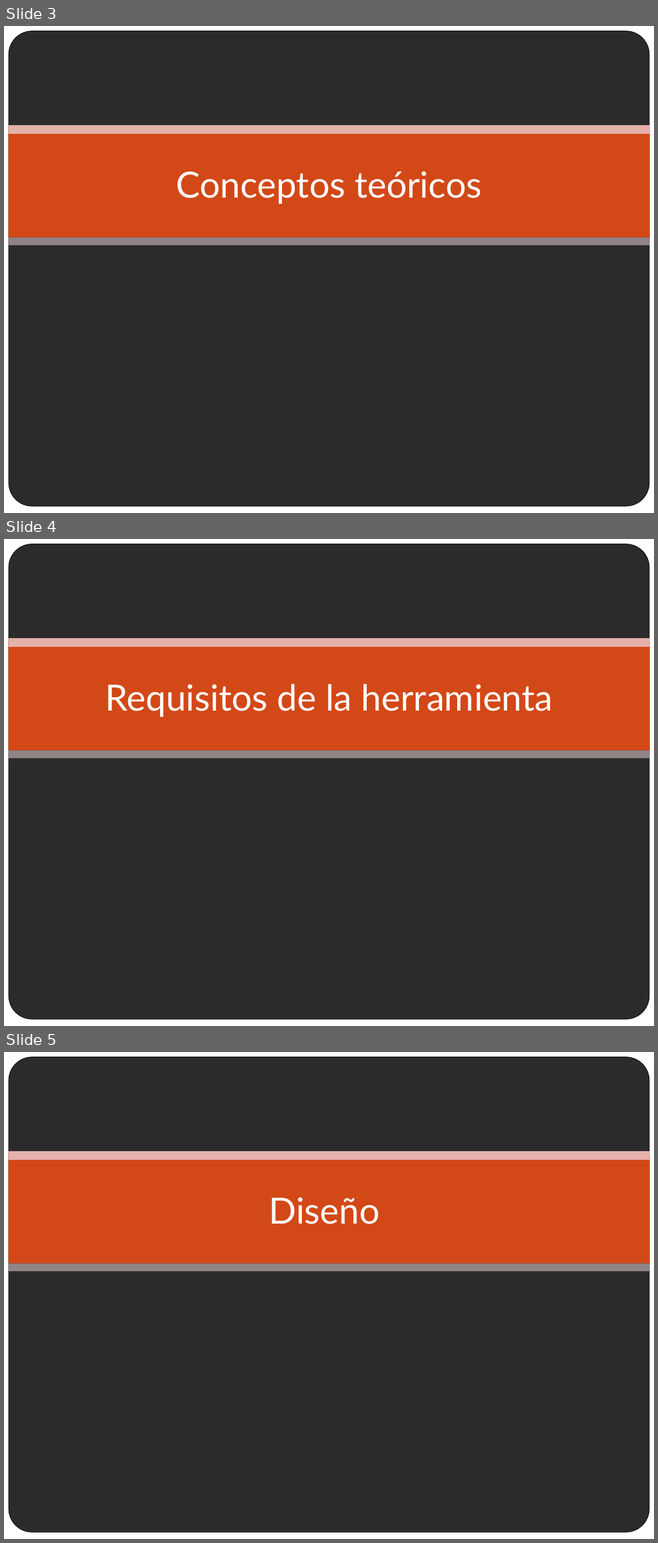
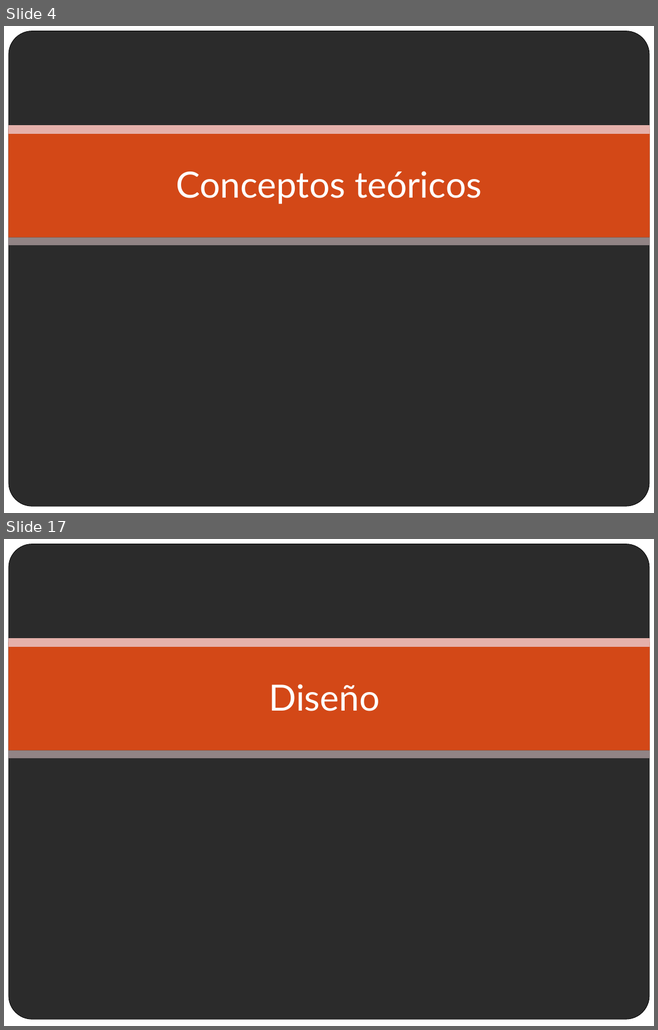
Before and after one commit to paredero/optimizadorga, a slide deck: docs/presentacion.pptx. Shown one above the other, each under a label of ours: slides 3, 4 and 5 before the commit, slides 4 and 17 after it; the slides between them are not shown. The pictures are 658x1543 and 658x1030 pixels, drawn with LibreOffice and Linux fonts; fonts in the diff are those of the drawing; background and template pictures are left out; a plain dark background stands for a picture behind light text. Boxes give left, top, right and bottom in pixels: in the first picture for what was removed or moved away, otherwise in the second. Text is boxed around its words. In the diff, an @@ line names an element or a change of style, - is before the commit and + after.

```diff
--- a/docs/presentacion.pptx
+++ b/docs/presentacion.pptx
@@ slide 4 removed at [4,539,654,1026], background picture (left out); not listed: 5 template elements that a slide beside it also shows @@
@@ title removed at [106,684,553,717] @@
-Requisitos de la herramienta
@@ what was slide 3 is now slide 4 @@
@@ what was slide 5 is now slide 17 @@
```
Also in this commit, not shown: 25 slides added, 1 other file.
